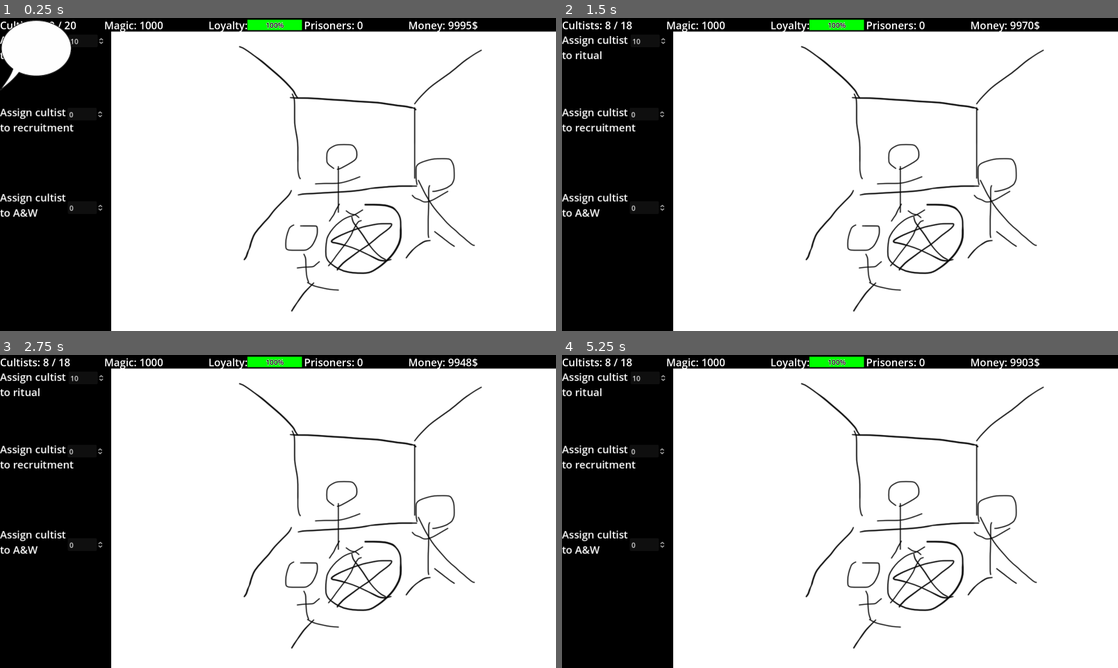
Above: before the commit, frames 1-4 (two rows, left to right).
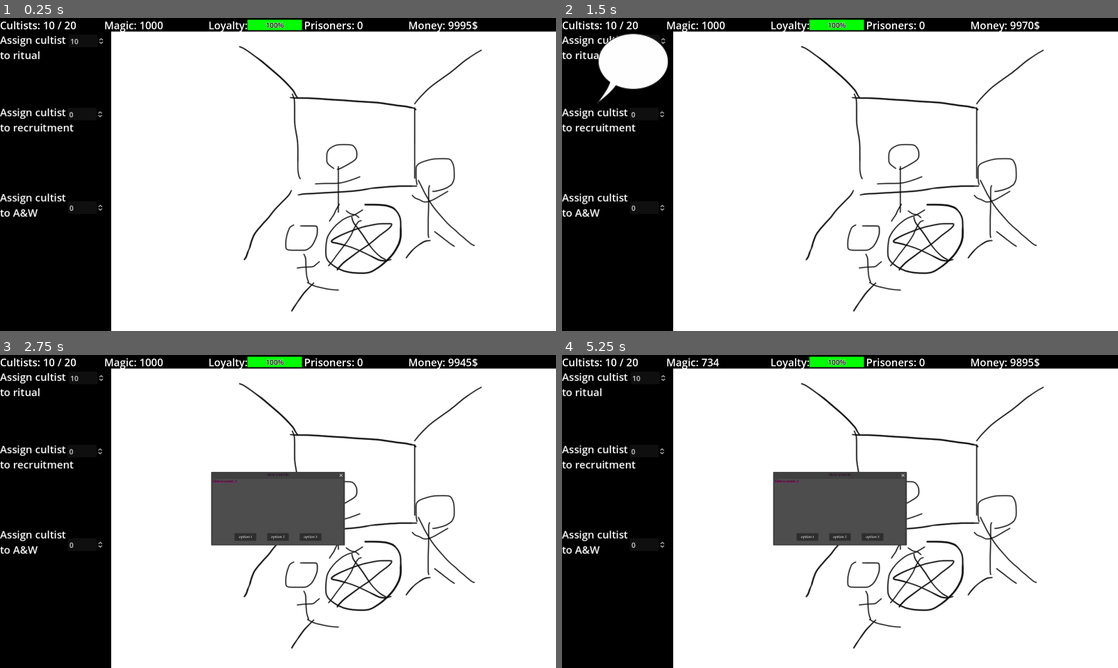
Above: after the commit, the same moments.

Repository: ShroomySquid/Ludum_Dare
Game: Godot game, scene res://node_2d.tscn
Same seed, same stepped clock (60 frames per second), same inputs: the game is played once before the commit and once after it.
Inputs (mouse positions are in pixels of both pictures, inside the frame that each line leads up to):
- Up to frame 1 (0.25 s): no input
- Up to frame 2 (1.5 s): click (600, 55) at 0.52 s; click (806, 199) at 1.25 s, where only the run before the commit has a clickable "option 1"
- Up to frame 3 (2.75 s): click (72, 405) at 2.02 s
- Up to frame 4 (5.25 s): click (840, 536) at 2.75 s, where only the run after the commit has a clickable "option 2"; click (973, 414) at 5.02 s

The runs differ from the first frame. In frame 1, 1.8% of the frame differs, in the area x 0-13%, y 0-24%; in frame 2, 1.9%; in frame 3, 5.7%; in frame 4, 5.8%, in the area x 7-85%, y 1-61%.

Commit message:
Events now have an initial cost and reward after a certain time

Diff:
--- a/ui_prototype/Control.gd
+++ b/ui_prototype/Control.gd
@@ -1,4 +1,5 @@
 extends Control
+class_name GAME
 @onready var menu = $"../Menu"
 var resources: Resource_container = Resource_container.new()
 var available_cultists = 0
@@ -57,6 +58,20 @@
 func _process(delta):
 	if Input.is_action_just_pressed("pause"):
 		pauseMenu()
+	available_cultists = resources.get_re(Resources.r.CULTISTS) - cultists_in_ritual - cultists_in_recruitment - cultists_in_job
+	if available_cultists < 0:
+		if cultists_in_job + available_cultists >= 0:
+			cultists_in_job += available_cultists
+			$Job_Send.value = cultists_in_job
+		elif cultists_in_ritual + available_cultists >= 0:
+			cultists_in_ritual += available_cultists
+			$Cultist_Send.value = cultists_in_ritual
+		elif cultists_in_recruitment + available_cultists >= 0:
+			cultists_in_recruitment += available_cultists
+			$Job_Send.value = cultists_in_recruitment
+		available_cultists = 0
+		if resources.get_re(Resources.r.CULTISTS) == 0:
+			print("There are no cultists left. You suck")
 	resources.add_re(Resources.r.GOLD, 10 * delta * cultists_in_job)
 	global_timer += delta
 	if (global_timer >= 900):
@@ -86,7 +101,6 @@
 		resources.add_re(Resources.r.CULTISTS, 1)
 	if (int(resources.get_re(Resources.r.MAGIC)) == 0):
 		print("Dead you are, try again you must.")
-	available_cultists = resources.get_re(Resources.r.CULTISTS) - cultists_in_ritual - cultists_in_recruitment - cultists_in_job
 	$cultist_label.text = "Cultists: " + str(available_cultists) + " / " + str(resources.get_re(Resources.r.CULTISTS))
 	$magic_label.text = "Magic: " + str(int(resources.get_re(Resources.r.MAGIC)))
 	$loyalty_bar.value = resources.get_re(Resources.r.LOYALTY)
--- a/ui_prototype/Event_management/Ongoing.gd
+++ b/ui_prototype/Event_management/Ongoing.gd
@@ -4,35 +4,52 @@
 #maybe not
 var event_text = "placeholder et je suis une banane"
 
+var cost_1: Resource_container
+var cost_2: Resource_container
+var cost_3: Resource_container
+var is_active = false
+var is_placeholder = true
+var fail: Resource_container:
+	set(value):
+		fail = value
+var reward: Resource_container
 var event_id: int:
 	get:
 		return event_id
-var resources: Resource_container:
-	get:
-		return resources
 var modifier: int:
 	get:
 		return modifier
 	set(value):
 		modifier = value
-var timer: int:
+var timer:
 	get:
 		return timer
 var efficiency: int:
 	get:
 		return efficiency
 
-func _init(id:int=0, r:Resource_container=Resource_container.new(), m:int=1, t:int=60, e:int=100):
+func set_event_text(s: String):
+	event_text = s
+
+func set_reward(r: Resource_container):
+	reward = r
+
+func _init(id:int=-1, r = [Resource_container.new(), Resource_container.new(), Resource_container.new()], m:int=1, t=5, e:int=100):
 	event_id = id
+	if id > 0:
+		is_placeholder = false
 	#fetch event text
-	resources = r
+	cost_1 = r[0]
+	cost_2 = r[1]
+	cost_3 = r[2]
+	fail = Resource_container.new()
+	reward = Resource_container.new()
 	modifier = m
 	timer = t
 	efficiency = e
 
-func resolve():
-	return resources.scale(efficiency * modifier)
-
 # Called every frame. 'delta' is the elapsed time since the previous frame.
 func _process(delta):
+	#if is_active:
+		#timer -= delta
 	pass
--- /dev/null
+++ b/ui_prototype/Event_management/event_manager.gd
@@ -0,0 +1,65 @@
+extends Control
+
+@onready var popups = [$"../event_pop_up", $"../event_pop_up2", $"../event_pop_up3", $"../event_pop_up4", $"../event_pop_up5"]
+var ongoing_event = [Event_container.new(), Event_container.new(), Event_container.new(), Event_container.new(), Event_container.new()]
+
+var event_chance = 50
+var t = 0
+
+#var event_0: Event_container = Event_container.new(0, [Resource_container.new([-5, -100, 0, 0, 0, 0]), Resource_container.new([0, -300, 0, 0, 0, 0]), Resource_container.new([-2, -10, 0, 0, 0, 0])])
+#var event_1: Event_container = Event_container.new(1, [Resource_container.new([-5, -100, 0, 0, 0, 0]), Resource_container.new([0, -300, 0, 0, 0, 0]), Resource_container.new([-2, -10, 0, 0, 0, 0])])
+#var event_2: Event_container = Event_container.new(2, [Resource_container.new([-5, -100, 0, 0, 0, 0]), Resource_container.new([0, -300, 0, 0, 0, 0]), Resource_container.new([-2, -10, 0, 0, 0, 0])])
+
+#var event_pool = [event_0, event_1, event_2]
+var event_pool = []
+
+# Called when the node enters the scene tree for the first time.
+func _ready():
+	for i in range(10):
+		event_pool.append(Event_container.new(2, [Resource_container.new([-5, -100, 0, 0, 0, 0]), Resource_container.new([0, -300, 0, 0, 0, 0]), Resource_container.new([-2, -10, 0, 0, 0, 0])]))
+		event_pool[i].set_event_text("This is event_" + str(i))
+		event_pool[i].reward = Resource_container.new([10, 1000, 0, 0, 0, 0])
+	#event_0.set_event_text("This is event_0")
+	#event_1.set_event_text("This is event_1")
+	#event_2.set_event_text("This is event_2")
+	for i in range(5):
+		popups[i].hide()
+		print(str(i))
+	pass
+
+
+# Called every frame. 'delta' is the elapsed time since the previous frame.
+func _process(delta):
+	t += delta
+	for i in range(5):
+		if ongoing_event[i].is_active:
+			ongoing_event[i].timer -= delta
+		if ongoing_event[i].timer <= 0:
+			if Resource_container.compare($"../UI".resources, ongoing_event[i].reward):
+				$"../UI".resources = Resource_container.combine($"../UI".resources, ongoing_event[i].reward)
+				print("event " + str(i) + " resolved (" + ongoing_event[i].event_text + ")")
+			else:
+				print("event " + str(i) + " failed (" + ongoing_event[i].event_text + ")")
+			ongoing_event[i] = Event_container.new()
+	if t > 1:
+		t -= 1
+		var guy = randi_range(0, 4)
+		if !ongoing_event[guy].is_placeholder:
+			return
+		if randi_range(1, 100) < event_chance:
+			if event_pool.size() == 0:
+				for i in range(10):
+					event_pool.append(Event_container.new(2, [Resource_container.new([-5, -100, 0, 0, 0, 0]), Resource_container.new([0, -300, 0, 0, 0, 0]), Resource_container.new([-2, -10, 0, 0, 0, 0])]))
+					event_pool[i].set_event_text("This is event_" + str(i))
+					print("event_pool refreshed")
+			var e = randi_range(0, event_pool.size() - 1)
+			popups[guy].load_event(event_pool[e])
+			ongoing_event[guy] = event_pool[e]
+			event_pool.pop_at(e)
+			popups[guy].show()
+			t = 0
+
+
+
+func _on_event_window_1_event_window_done():
+	pass
--- a/ui_prototype/Resources/Resource_container.gd
+++ b/ui_prototype/Resources/Resource_container.gd
@@ -17,6 +17,9 @@
 	else:
 		basket[r] -= i
 
+func _init(b = [0, 0, 0, 0, 0, 0]):
+	basket = b
+
 static func combine(r1:Resource_container, r2:Resource_container):
 	var r3: Resource_container = Resource_container.new()
 	for i in range(6):
--- a/ui_prototype/event_popup/event_button1.gd
+++ b/ui_prototype/event_popup/event_button1.gd
@@ -13,7 +13,7 @@
 
 func _on_pressed():
 	print("hello")
-	par.UI.resources = Resource_container.combine(par.UI.resources, cost)
+	#par.UI.resources = Resource_container.combine(par.UI.resources, cost)
 	pass
 
 
--- a/ui_prototype/event_popup/event_button2.gd
+++ b/ui_prototype/event_popup/event_button2.gd
@@ -13,7 +13,7 @@
 
 func _on_pressed():
 	print("hello")
-	par.UI.resources = Resource_container.combine(par.UI.resources, cost)
+	#par.UI.resources = Resource_container.combine(par.UI.resources, cost)
 	pass
 
 
--- a/ui_prototype/event_popup/event_button3.gd
+++ b/ui_prototype/event_popup/event_button3.gd
@@ -13,7 +13,7 @@
 
 func _on_pressed():
 	print("hello")
-	par.UI.resources = Resource_container.combine(par.UI.resources, cost)
+	#par.UI.resources = Resource_container.combine(par.UI.resources, cost)
 	pass
 
 
--- a/ui_prototype/event_popup/event_window1.gd
+++ b/ui_prototype/event_popup/event_window1.gd
@@ -2,7 +2,8 @@
 signal event_window_done
 
 @onready var UI = $"../UI"
-var loaded_event: Event_container
+var loaded_event: Event_container = Event_container.new()
+var active = false
 
 # Called when the node enters the scene tree for the first time.
 func _ready():
@@ -19,35 +20,41 @@
 
 func _on_event_b1():
 	print("b1")
+	UI.resources = Resource_container.combine(UI.resources, loaded_event.cost_1)
+	loaded_event.is_active = true
 	self.hide()
+	active = false
 	emit_signal("event_window_done")
 	pass # Replace with function body.
 
 
 func _on_event_b2():
 	print("b2")
+	UI.resources = Resource_container.combine(UI.resources, loaded_event.cost_2)
+	loaded_event.is_active = true
 	self.hide()
+	active = false
 	emit_signal("event_window_done")
 	pass # Replace with function body.
 
 
 func _on_event_b3():
 	print("b3")
+	UI.resources = Resource_container.combine(UI.resources, loaded_event.cost_3)
+	loaded_event.is_active = true
 	self.hide()
+	active = false
 	emit_signal("event_window_done")
 	pass # Replace with function body.
 
-
+func load_event(e:Event_container):
+	loaded_event = e
 
 func _on_event_pop_up_bubble_signal():
-	loaded_event = Event_container.new()
 	$event_text.text = loaded_event.event_text
-	loaded_event.resources.set_re(Resources.r.CULTISTS, -2)
-	$event_button1.load_cost(loaded_event.resources)
-	loaded_event.resources.set_re(Resources.r.CULTISTS, 0)
-	loaded_event.resources.set_re(Resources.r.MAGIC, -500)
-	$event_button2.load_cost(loaded_event.resources)
-	loaded_event.resources.set_re(Resources.r.MAGIC, -1500)
-	$event_button3.load_cost(loaded_event.resources)
+	$event_button1.load_cost(loaded_event.cost_1)
+	$event_button2.load_cost(loaded_event.cost_2)
+	$event_button3.load_cost(loaded_event.cost_3)
+	active = true
 	self.show()
 	pass # Replace with function body.
--- a/ui_prototype/event_popup/listener_bubble.tscn
+++ b/ui_prototype/event_popup/listener_bubble.tscn
@@ -7,8 +7,15 @@
 
 signal bubble_signal
 
+var event_c: Event_container
+
+func load_event(e: Event_container):
+	event_c = e
 
 func _on_texture_button_pressed():
+	if $\"../event_window1\".active:
+		return
+	$\"../event_window1\".load_event(event_c)
 	bubble_signal.emit()
 	self.hide()
 "
--- a/ui_prototype/node_2d.tscn
+++ b/ui_prototype/node_2d.tscn
@@ -6,6 +6,7 @@
 [ext_resource type="PackedScene" uid="uid://diejjpsf5s6pd" path="res://Menu/menu.tscn" id="4_dhysq"]
 [ext_resource type="PackedScene" uid="uid://dtyp8htqy4fd2" path="res://event_popup/event_window1.tscn" id="4_t7hkk"]
 [ext_resource type="PackedScene" uid="uid://dtw641sruxwlq" path="res://event_popup/listener_bubble.tscn" id="5_ixf3o"]
+[ext_resource type="Script" path="res://Event_management/event_manager.gd" id="7_s0rid"]
 
 [node name="Untitled Cult Game" type="Node2D"]
 
@@ -24,6 +25,34 @@
 initial_position = 2
 
 [node name="event_pop_up" parent="." instance=ExtResource("5_ixf3o")]
+offset_left = 161.0
+offset_top = 61.0
+offset_right = 161.0
+offset_bottom = 61.0
+
+[node name="event_pop_up2" parent="." instance=ExtResource("5_ixf3o")]
+offset_left = 584.0
+offset_top = 52.0
+offset_right = 584.0
+offset_bottom = 52.0
+
+[node name="event_pop_up3" parent="." instance=ExtResource("5_ixf3o")]
+offset_left = 931.0
+offset_top = 59.0
+offset_right = 931.0
+offset_bottom = 59.0
+
+[node name="event_pop_up4" parent="." instance=ExtResource("5_ixf3o")]
+offset_left = 1342.0
+offset_top = 97.0
+offset_right = 1342.0
+offset_bottom = 97.0
+
+[node name="event_pop_up5" parent="." instance=ExtResource("5_ixf3o")]
+offset_left = 1723.0
+offset_top = 105.0
+offset_right = 1723.0
+offset_bottom = 105.0
 
 [node name="Menu" parent="." instance=ExtResource("4_dhysq")]
 offset_left = 1000.0
@@ -31,5 +60,21 @@
 offset_right = 1000.0
 offset_bottom = 444.0
 
+[node name="Event_manager" type="Control" parent="."]
+layout_mode = 3
+anchors_preset = 0
+offset_right = 40.0
+offset_bottom = 40.0
+script = ExtResource("7_s0rid")
+
+[connection signal="event_window_done" from="event_window1" to="Event_manager" method="_on_event_window_1_event_window_done"]
 [connection signal="bubble_signal" from="event_pop_up" to="UI" method="_on_event_pop_up_bubble_signal"]
 [connection signal="bubble_signal" from="event_pop_up" to="event_window1" method="_on_event_pop_up_bubble_signal"]
+[connection signal="bubble_signal" from="event_pop_up2" to="UI" method="_on_event_pop_up_bubble_signal"]
+[connection signal="bubble_signal" from="event_pop_up2" to="event_window1" method="_on_event_pop_up_bubble_signal"]
+[connection signal="bubble_signal" from="event_pop_up3" to="UI" method="_on_event_pop_up_bubble_signal"]
+[connection signal="bubble_signal" from="event_pop_up3" to="event_window1" method="_on_event_pop_up_bubble_signal"]
+[connection signal="bubble_signal" from="event_pop_up4" to="UI" method="_on_event_pop_up_bubble_signal"]
+[connection signal="bubble_signal" from="event_pop_up4" to="event_window1" method="_on_event_pop_up_bubble_signal"]
+[connection signal="bubble_signal" from="event_pop_up5" to="UI" method="_on_event_pop_up_bubble_signal"]
+[connection signal="bubble_signal" from="event_pop_up5" to="event_window1" method="_on_event_pop_up_bubble_signal"]
Not shown: 1 places in ui_prototype/node_2d.tscn that only renumber resources
